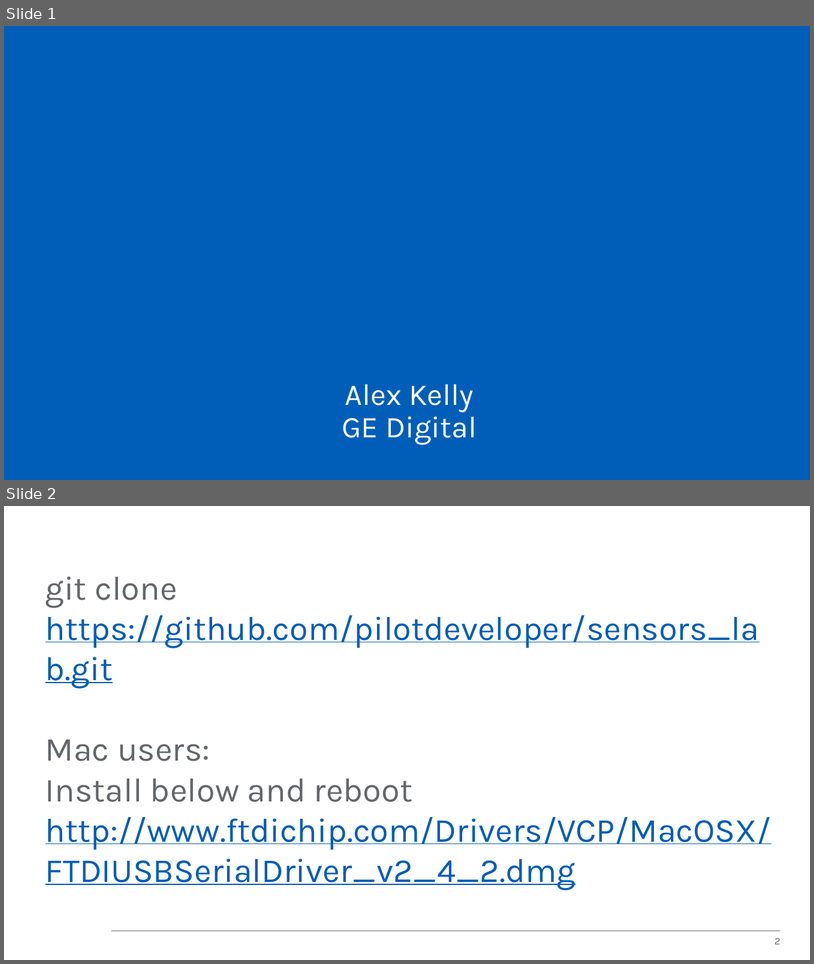
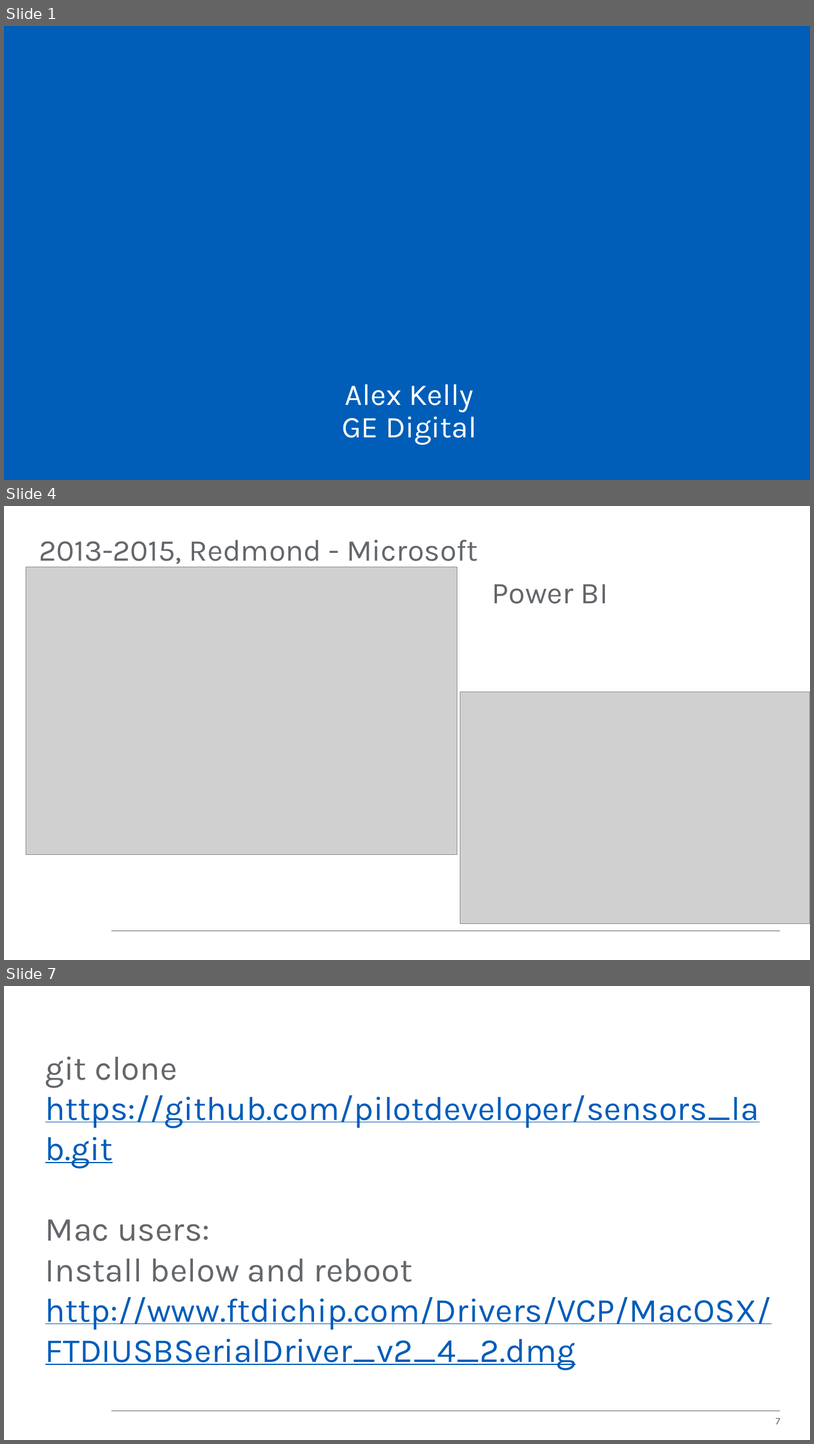
Before and after one commit to pilotdeveloper/sensors_lab, a slide deck: class-guide.pptx. Shown one above the other, each under a label of ours: slides 1 and 2 before the commit, slides 1, 4 and 7 after it; the slides between them are not shown. The pictures are 814x964 and 814x1444 pixels, drawn with LibreOffice and Linux fonts; fonts in the diff are those of the drawing; grey boxes stand for pictures; background and template pictures are left out. Boxes give left, top, right and bottom in pixels: in the first picture for what was removed or moved away, otherwise in the second. Text is boxed around its words. In the diff, an @@ line names an element or a change of style, - is before the commit and + after.

```diff
--- a/class-guide.pptx
+++ b/class-guide.pptx
@@ slide 4 added at box(4, 506, 810, 960), background #FFFFFF; not listed: 1 template element that a slide beside it also shows @@
@@ title added at box(39, 540, 479, 568), 36 pt, text #63666A @@
+2013-2015, Redmond - Microsoft
@@ picture added at box(26, 567, 457, 854) @@
@@ text added at box(492, 584, 608, 604), 36 pt, text #63666A @@
+Power BI
@@ picture added at box(461, 692, 810, 924) @@
@@ what was slide 2 is now slide 7 @@
@@ page number at box(776, 1417, 781, 1424): text changed @@
-2
+7
```
Also in this commit, not shown: 6 other slides added.
